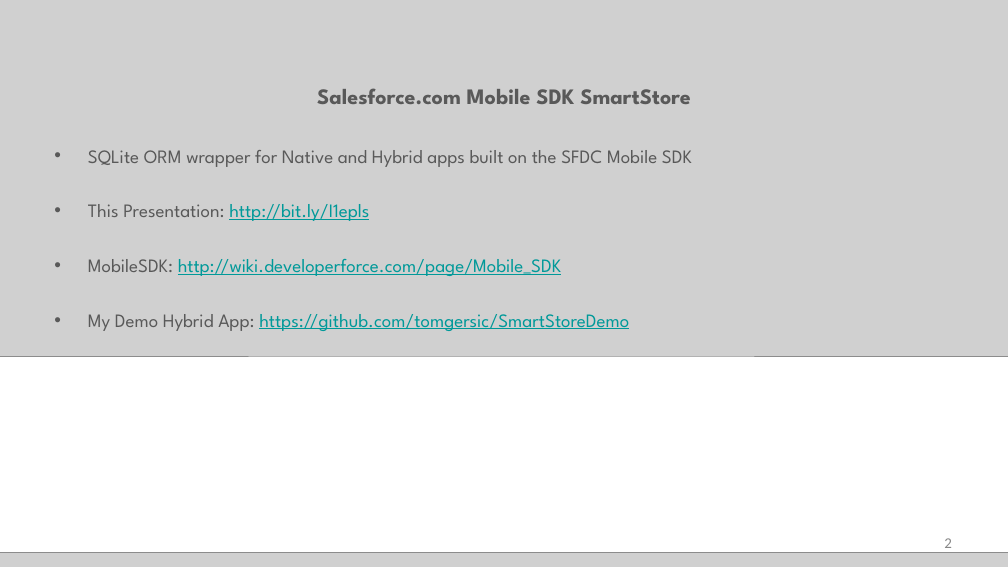
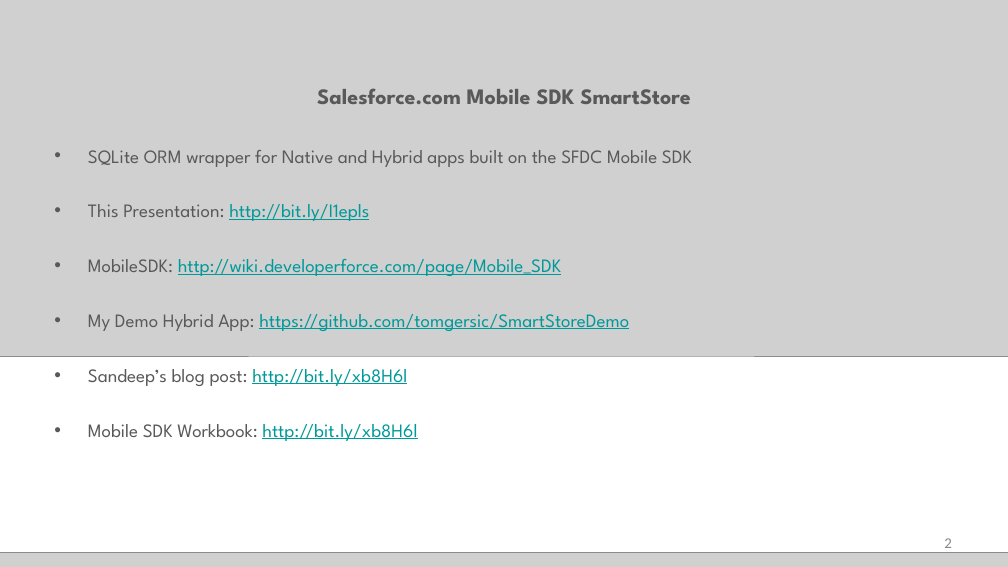
Before and after one commit to tomgersic/SmartStoreDemo, a slide deck: slide 2 of SmartStore.pptx. Drawn at 1008x567 pixels with LibreOffice and Linux fonts; fonts in the diff are those of the drawing; grey boxes stand for pictures. Boxes give left, top, right and bottom in pixels: in the first picture for what was removed or moved away, otherwise in the second. Text is boxed around its words. In the diff, an @@ line names an element or a change of style, - is before the commit and + after.

Commit message:
adding some links to other resources to the PPT

```diff
--- a/SmartStore.pptx
+++ b/SmartStore.pptx
@@ text at [88, 369, 417, 441]: paragraphs added @@
+• Sandeep’s blog post: http://bit.ly/xb8H6l
+• Mobile SDK Workbook: http://bit.ly/xb8H6l
```
